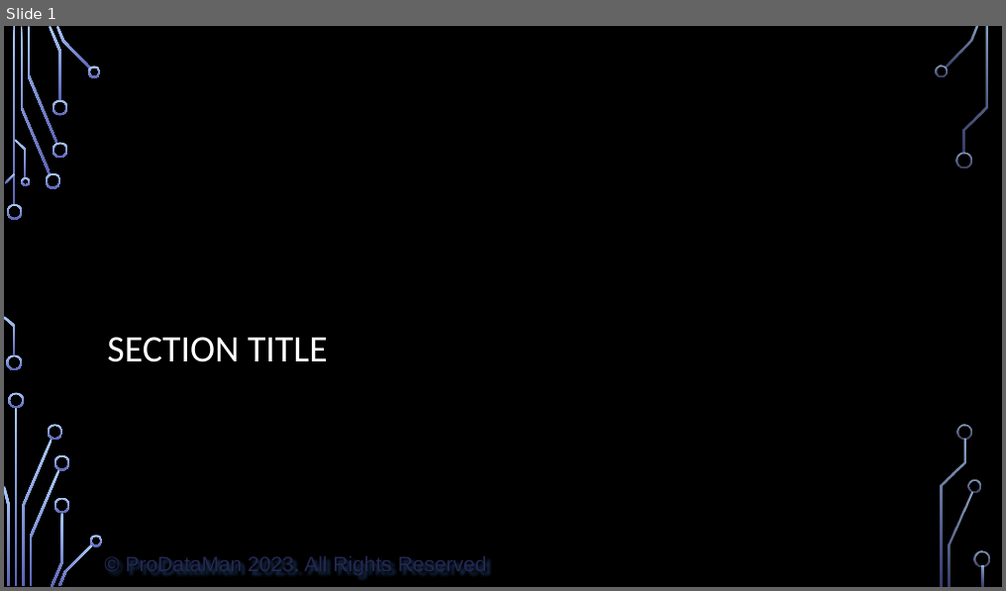
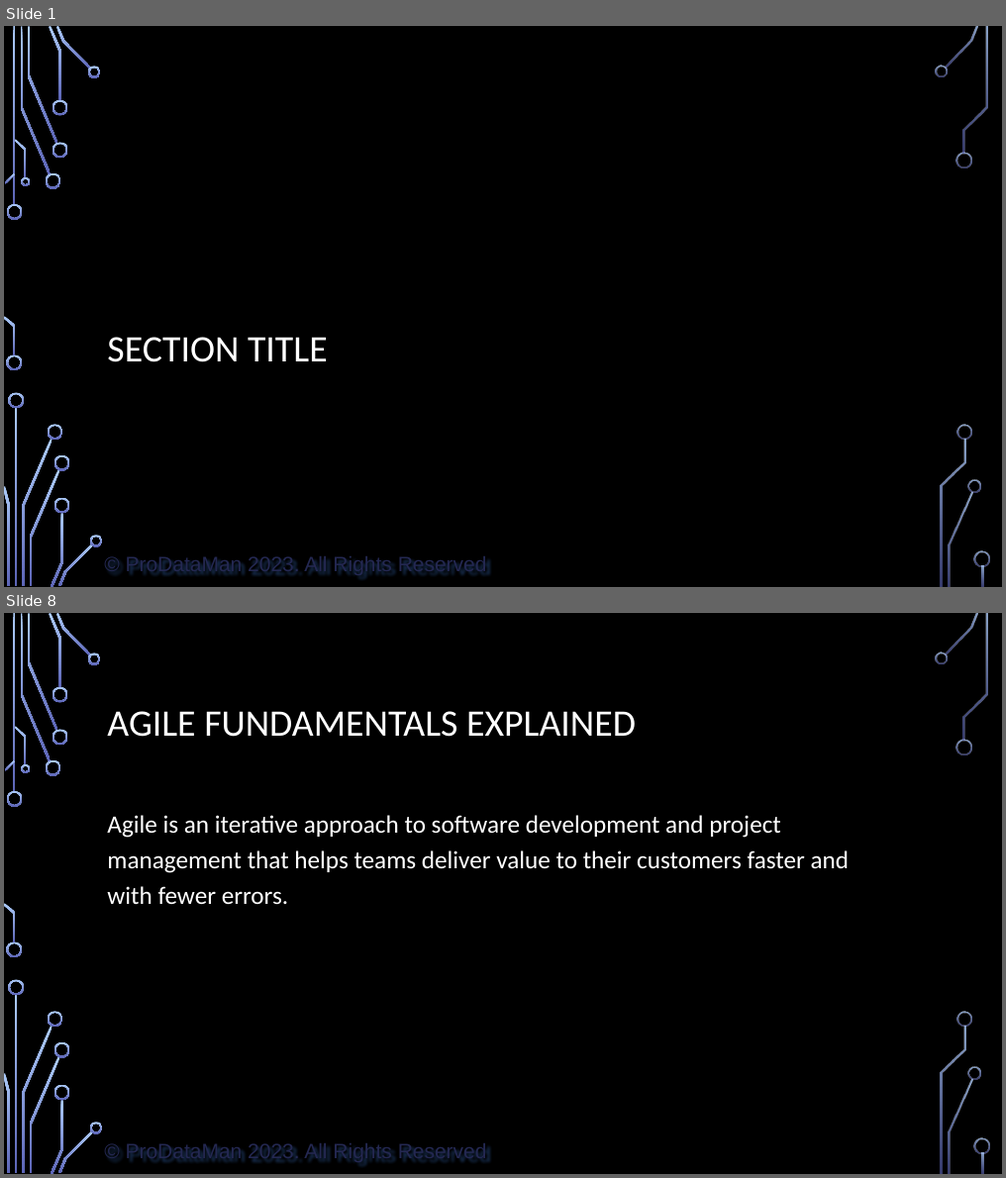
Before and after one commit to ProDataMan/Course-Outlines, a slide deck: Sample PowerPoint with Notes.pptx. Shown one above the other, each under a label of ours: slide 1 before the commit, slides 1 and 8 after it; the slides between them are not shown. The pictures are 1006x591 and 1006x1178 pixels, drawn with LibreOffice and Linux fonts; fonts in the diff are those of the drawing; background and template pictures are left out. Boxes give left, top, right and bottom in pixels: in the first picture for what was removed or moved away, otherwise in the second. Text is boxed around its words. In the diff, an @@ line names an element or a change of style, - is before the commit and + after.

```diff
--- a/Sample PowerPoint with Notes.pptx
+++ b/Sample PowerPoint with Notes.pptx
@@ slide 8 added at [4, 613, 1002, 1174], background picture (left out); not listed: 37 template elements that a slide beside it also shows @@
@@ title added at [107, 711, 636, 737], 27 pt, text #FFFFFF @@
+AGILE FUNDAMENTALS EXPLAINED
@@ text added at [107, 815, 849, 905], 18 pt, text #FFFFFF @@
+Agile is an iterative approach to software development and project management that helps teams deliver value to their customers faster and with fewer errors.
```
Also in this commit, not shown: 1 slide changed, 20 other slides added, 4 slides removed, 3 other files.
